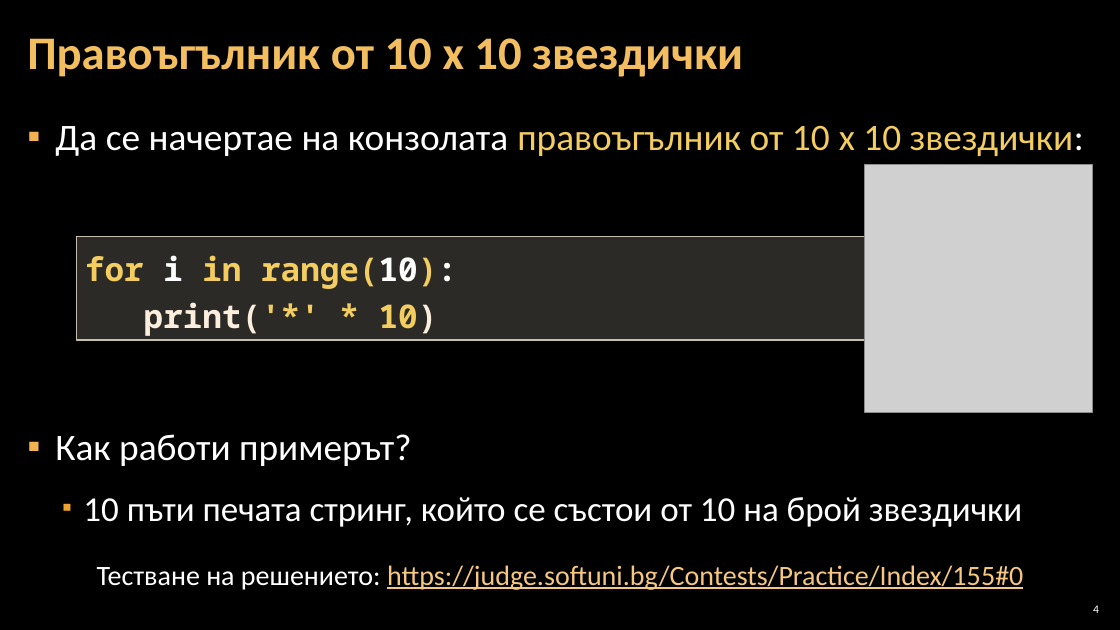
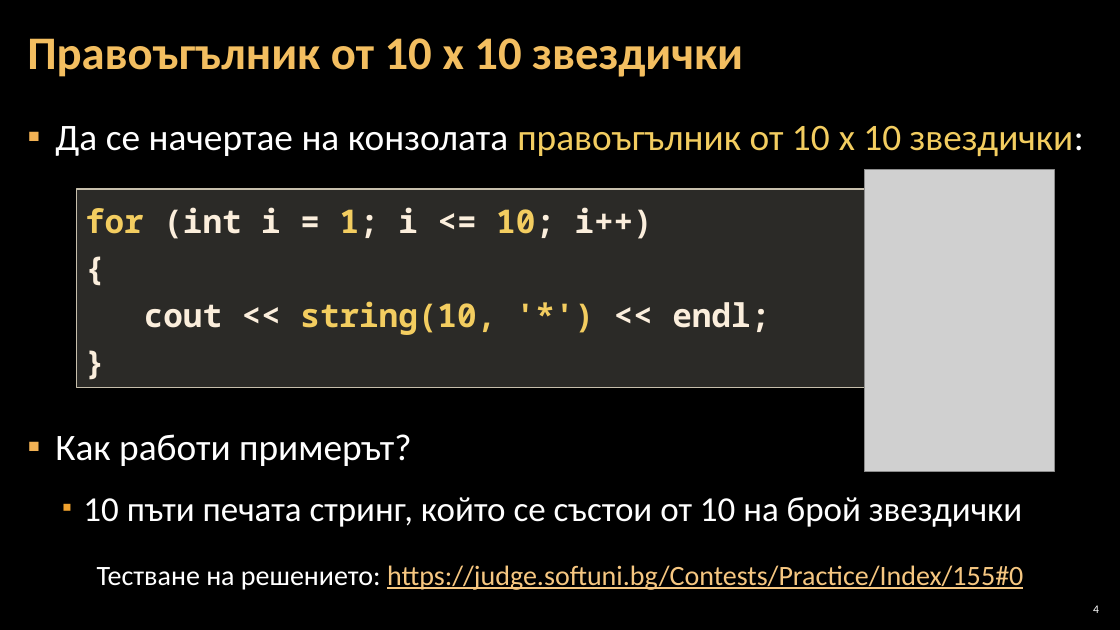
Before and after one commit to Software-University/C-plus-plus, a slide deck: slide 4 of 6. Drawing-with-Loops/6. Drawing-with-Loops.pptx. Drawn at 1120x630 pixels with LibreOffice and Linux fonts; fonts in the diff are those of the drawing; grey boxes stand for pictures; background and template pictures are left out. Boxes give left, top, right and bottom in pixels: in the first picture for what was removed or moved away, otherwise in the second. Text is boxed around its words. In the diff, an @@ line names an element or a change of style, - is before the commit and + after.

```diff
--- a/6. Drawing-with-Loops/6. Drawing-with-Loops.pptx
+++ b/6. Drawing-with-Loops/6. Drawing-with-Loops.pptx
@@ picture: place and size @@
-picture at <box>865,165,1092,413</box>
+picture at <box>865,170,1054,472</box>
@@ rectangle "for (int i = 1; ...": place and size @@
-rectangle "for (int i = 1; ..." at <box>76,237,1043,340</box>
+rectangle "for (int i = 1; ..." at <box>76,189,1043,387</box>
@@ text in rectangle at <box>85,207,770,335</box>: text changed; text colour #F3CD60 to #FBEEDC @@
-for i in range(10):
-print('*' * 10)
+for (int i = 1; i <= 10; i++)
+{
+cout << string(10, '*') << endl;
+}
```
Also in this commit, not shown: 15 other slides changed.
